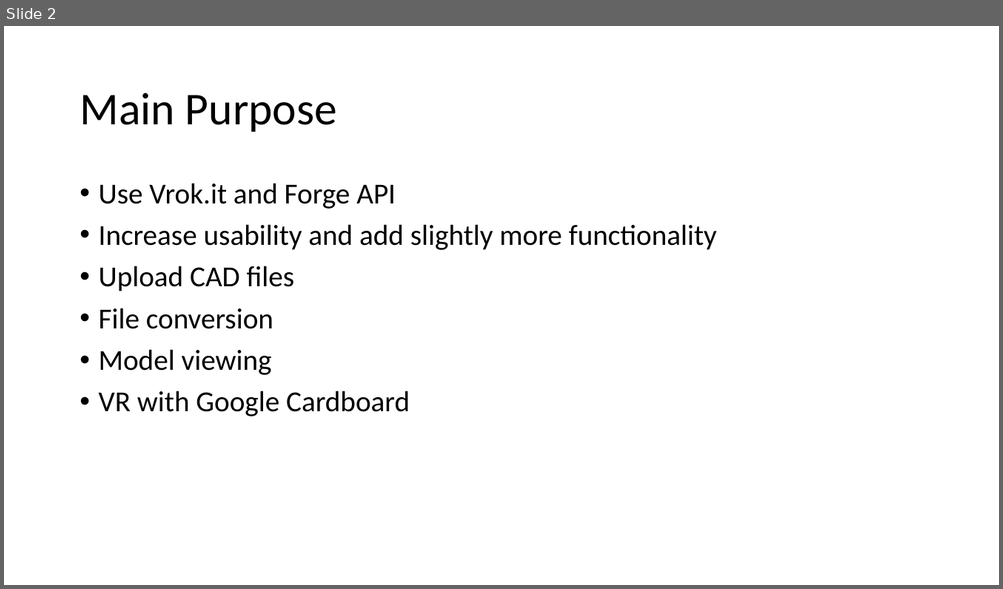
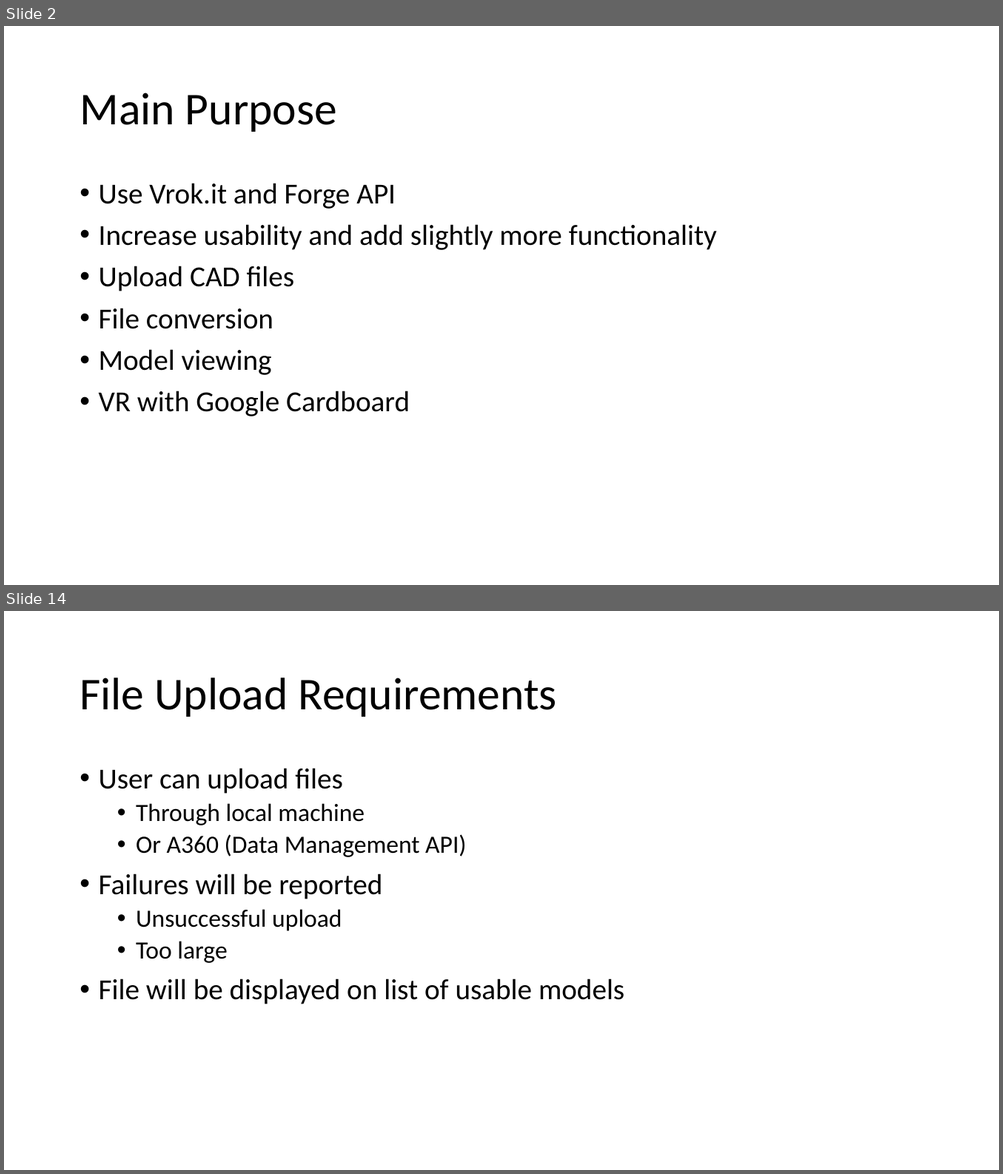
Before and after one commit to gonsalvg/Capstone-Forge-App, a slide deck: Progress Report/Progress report.pptx. Shown one above the other, each under a label of ours: slide 2 before the commit, slides 2 and 14 after it; the slides between them are not shown. The pictures are 1003x589 and 1003x1174 pixels, drawn with LibreOffice and Linux fonts; fonts in the diff are those of the drawing. Boxes give left, top, right and bottom in pixels: in the first picture for what was removed or moved away, otherwise in the second. Text is boxed around its words. In the diff, an @@ line names an element or a change of style, - is before the commit and + after.

Commit message:
Progress Report PowerPoint mostly done

```diff
--- a/Progress Report/Progress report.pptx
+++ b/Progress Report/Progress report.pptx
@@ slide 14 added at (4, 611, 999, 1170), background #FFFFFF @@
@@ title added at (79, 678, 557, 717), 44 pt, text #000000 @@
+File Upload Requirements
@@ text added at (99, 768, 624, 1005), 28 pt, text #000000 @@
+• User can upload files
+  • Through local machine
+  • Or A360 (Data Management API)
+• Failures will be reported
+  • Unsuccessful upload
+  • Too large
+• File will be displayed on list of usable models
```
Also in this commit, not shown: 1 slide changed, 31 other slides added.
